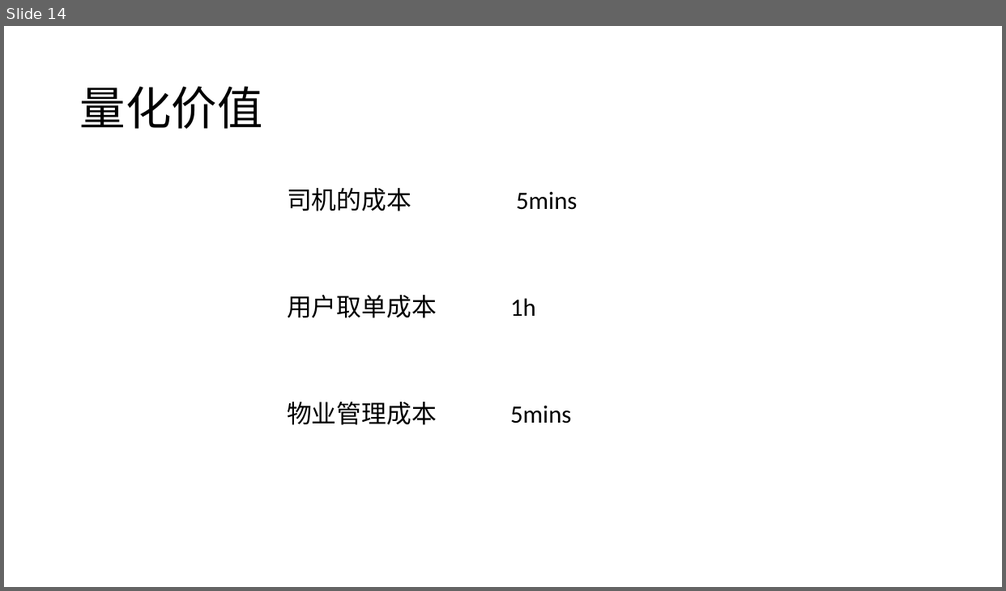
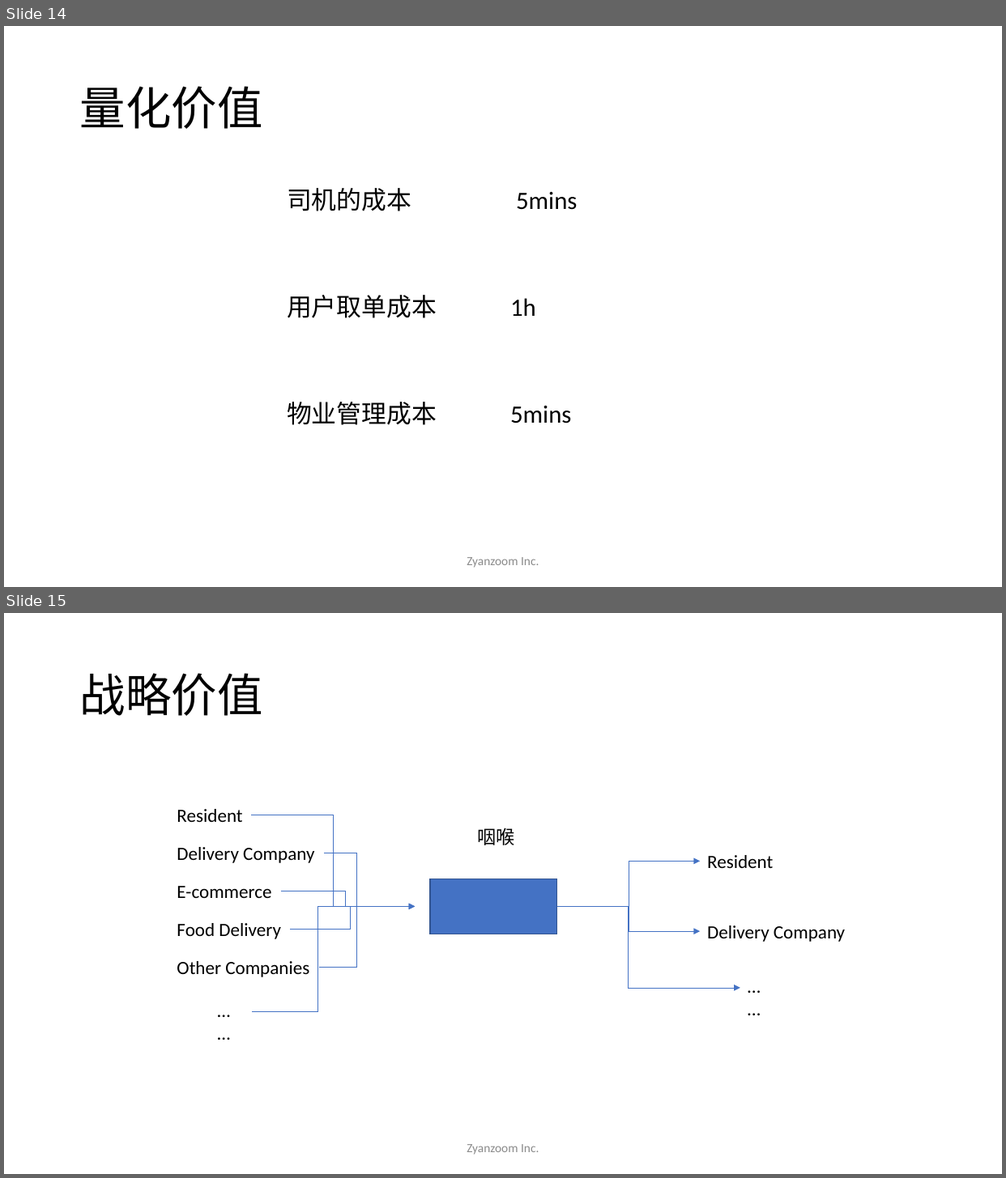
Before and after one commit to twigzxd/ZXXXZ, a slide deck: 智能快递柜ppt.pptx. Shown one above the other, each under a label of ours: slide 14 before the commit, slides 14 and 15 after it. The pictures are 1006x591 and 1006x1178 pixels, drawn with LibreOffice and Linux fonts; fonts in the diff are those of the drawing. Boxes give left, top, right and bottom in pixels: in the first picture for what was removed or moved away, otherwise in the second. Text is boxed around its words. In the diff, an @@ line names an element or a change of style, - is before the commit and + after.

```diff
--- a/智能快递柜ppt.pptx
+++ b/智能快递柜ppt.pptx
@@ slide 15 added at (x1=4, y1=613, x2=1002, y2=1174), background #FFFFFF @@
@@ title added at (x1=80, y1=673, x2=263, y2=716), 44 pt, text #000000 @@
+战略价值
@@ text added at (x1=478, y1=828, x2=515, y2=845), 18 pt, text #000000 @@
+咽喉
@@ text added at (x1=707, y1=855, x2=773, y2=868), 18 pt, text #000000 @@
+Resident
@@ rectangle added at (x1=430, y1=879, x2=556, y2=934), fill #4472C4, outline #325491 1 pt @@
@@ elbow arrow added from (557, 906) to (701, 862), #4472C4 0.5 pt @@
@@ group added at (x1=177, y1=809, x2=415, y2=1029): 6 texts, 4 elbow lines, 2 elbow arrows @@
+Resident
+Delivery Company
+E-commerce
+Food Delivery
+Other Companies
+……
@@ elbow arrow added from (557, 906) to (701, 932), #4472C4 0.5 pt @@
@@ elbow arrow added from (557, 906) to (740, 988), #4472C4 0.5 pt @@
@@ text added at (x1=707, y1=926, x2=845, y2=942), 18 pt, text #000000 @@
+Delivery Company
@@ text added at (x1=740, y1=972, x2=782, y2=1005), 18 pt, text #000000 @@
+……
@@ text added at (x1=467, y1=1144, x2=539, y2=1155), 12 pt, text #8C8C8C @@
+Zyanzoom Inc.
@@ slide 14 changed as well @@
@@ text added at (x1=467, y1=557, x2=539, y2=568), 12 pt, text #8C8C8C @@
+Zyanzoom Inc.
```
Also in this commit, not shown: 26 other slides changed, 1 other slide added, 2 slides removed, 1 other file.
